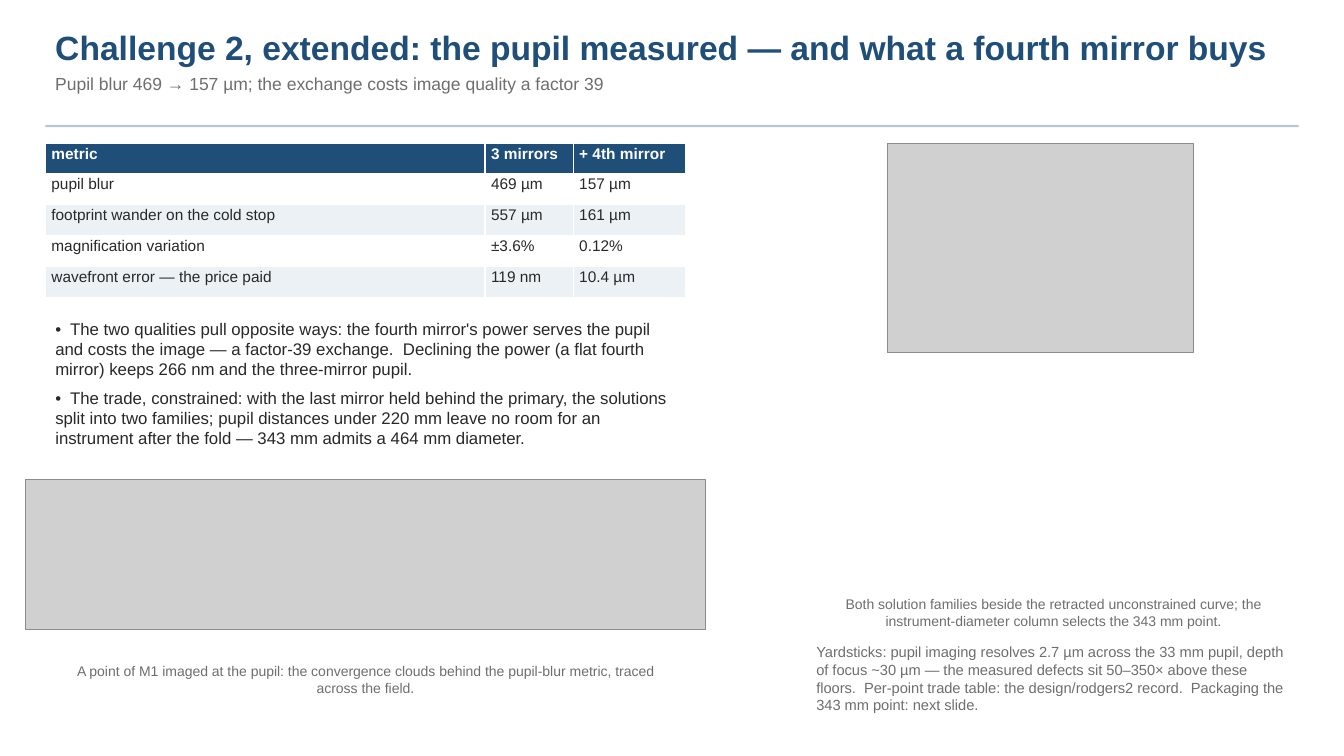
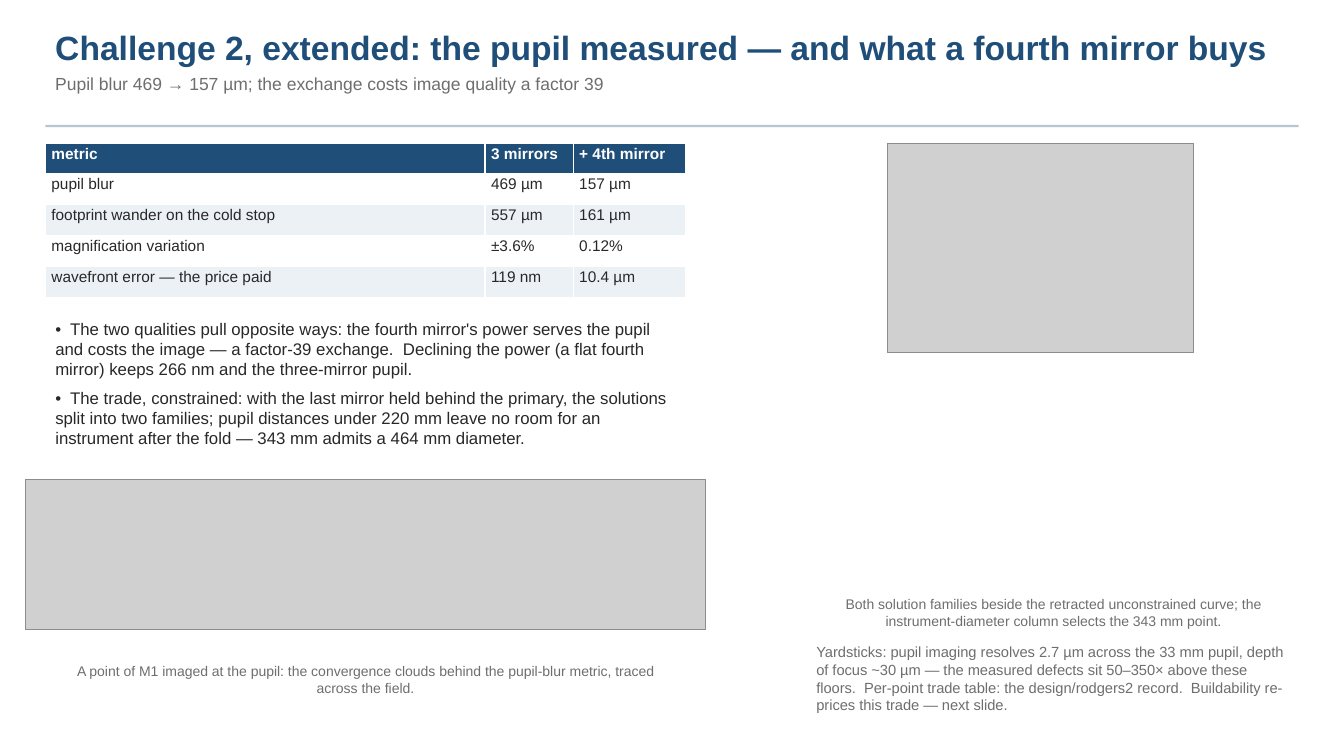
Before and after one commit to nasa-jpl/macos, a slide deck: slide 12 of demo_session/deck_keysight.pptx. Drawn at 1344x756 pixels with LibreOffice and Linux fonts; fonts in the diff are those of the drawing; grey boxes stand for pictures. Boxes give left, top, right and bottom in pixels: in the first picture for what was removed or moved away, otherwise in the second. Text is boxed around its words. In the diff, an @@ line names an element or a change of style, - is before the commit and + after.

```diff
--- a/demo_session/deck_keysight.pptx
+++ b/demo_session/deck_keysight.pptx
@@ text at (816, 646, 1284, 713): text changed @@
-Yardsticks: pupil imaging resolves 2.7 µm across the 33 mm pupil, depth of focus ~30 µm — the measured defects sit 50–350× above these floors. Per-point trade table: the design/rodgers2 record. Packaging the 343 mm point: next slide.
+Yardsticks: pupil imaging resolves 2.7 µm across the 33 mm pupil, depth of focus ~30 µm — the measured defects sit 50–350× above these floors. Per-point trade table: the design/rodgers2 record. Buildability re-prices this trade — next slide.
```
Also in this commit, not shown: 1 other slide changed, 3 other files.
